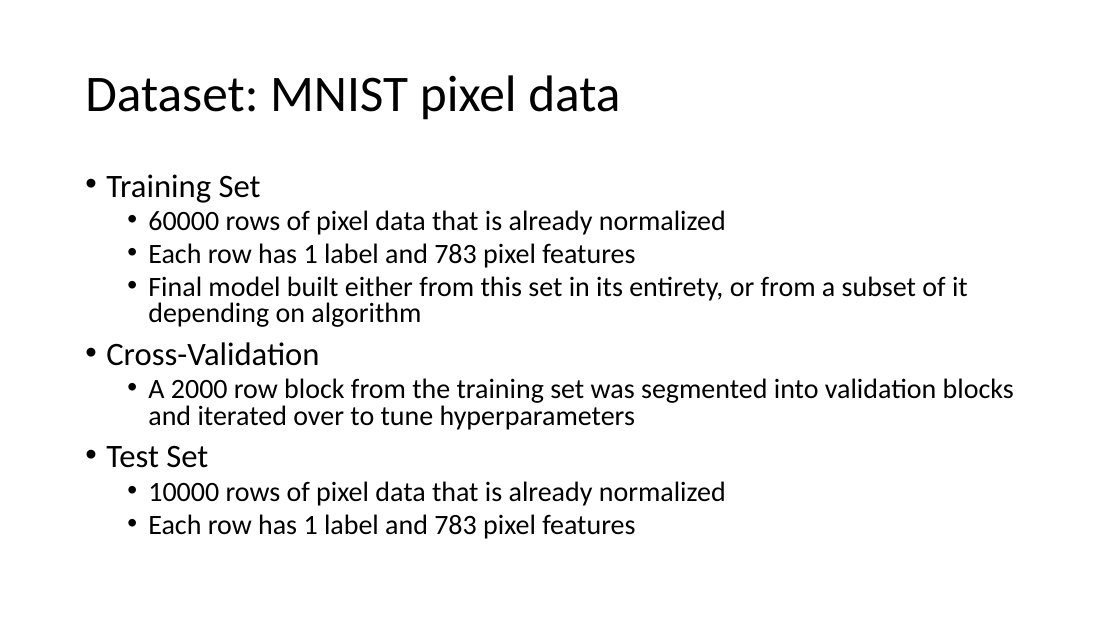
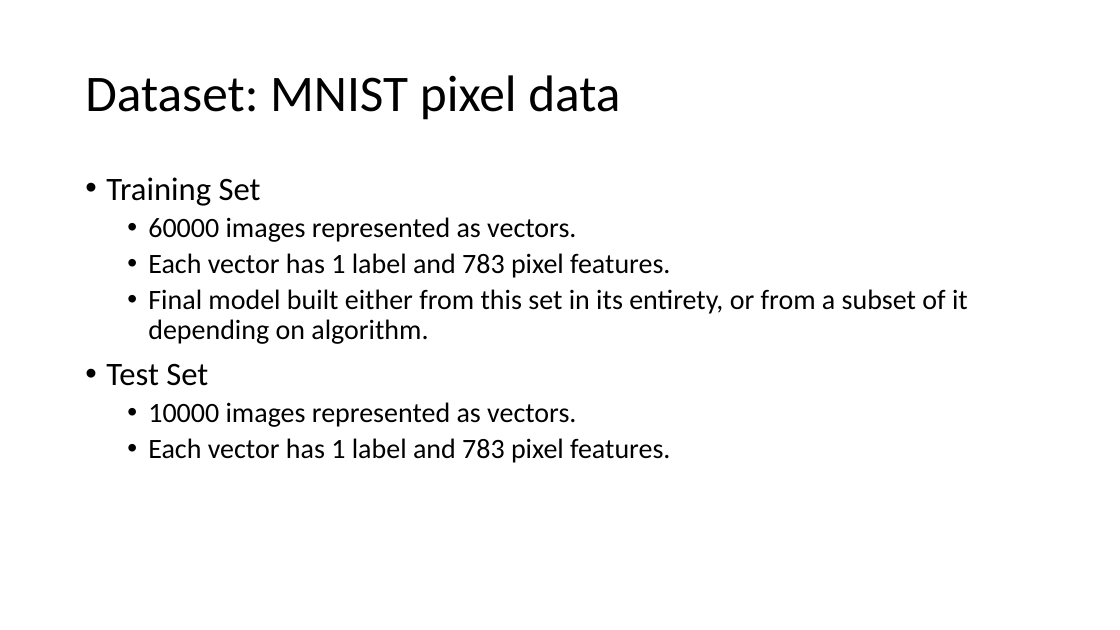
Before and after one commit to dericp/digit-recognition, a slide deck: slide 3 of A Comparison of Techniques Applied to Digit Recognition.pptx. Drawn at 1120x630 pixels with LibreOffice and Linux fonts; fonts in the diff are those of the drawing. Boxes give left, top, right and bottom in pixels: in the first picture for what was removed or moved away, otherwise in the second. Text is boxed around its words. In the diff, an @@ line names an element or a change of style, - is before the commit and + after.

```diff
--- a/A Comparison of Techniques Applied to Digit Recognition.pptx
+++ b/A Comparison of Techniques Applied to Digit Recognition.pptx
@@ text at box(106, 177, 261, 386): line spacing 0.8 to 0.9 @@
@@ text at box(148, 217, 968, 344): text changed @@
-  • 60000 rows of pixel data that is already normalized
-  • Each row has 1 label and 783 pixel features
-  • Final model built either from this set in its entirety, or from a subset of it depending on algorithm
-• Cross-Validation
-  • A 2000 row block from the training set was segmented into validation blocks and iterated over to tune hyperparameters
+  • 60000 images represented as vectors.
+  • Each vector has 1 label and 783 pixel features.
+  • Final model built either from this set in its entirety, or from a subset of it depending on algorithm.
@@ text at box(148, 402, 670, 463): text changed @@
-  • 10000 rows of pixel data that is already normalized
-  • Each row has 1 label and 783 pixel features
+  • 10000 images represented as vectors.
+  • Each vector has 1 label and 783 pixel features.
```
Also in this commit, not shown: 7 other slides changed, 4 slides added, 4 other files.
